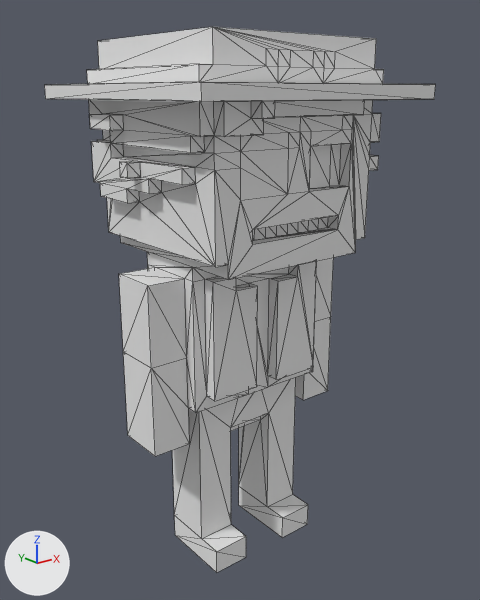
The OBJ model Assets/Models/Pirates/pirate3.obj as it was, and as the next commit left it.
Camera for both pictures: a 50 mm camera at (-3.11, -3.86, 3.65) aimed at (0.05, 0.09, 2.07). Every picture has the same lights, and +X, +Y and +Z are marked at lower left. Mesh edges are drawn as thin lines. Where no turn or scale is listed for an object, it has been applied to the vertices. Vertices at the same position are counted once.

The first picture shows 'Untitled'.
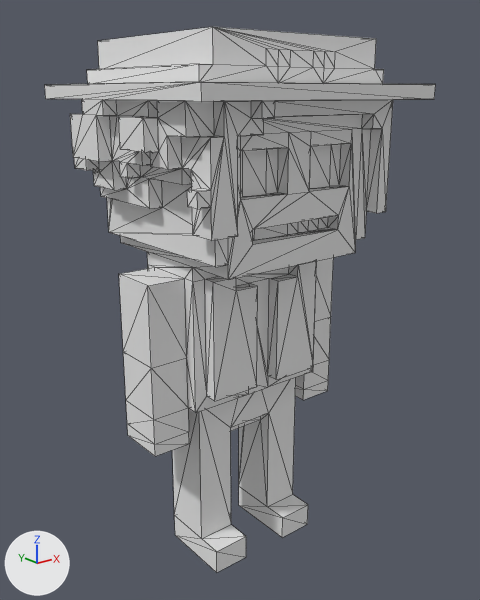
Commit message: new pirate models

Boxes [x1, y1, x2, y2] around the edits, measured in the pictures (480 x 600 px):
part 1 of me_untitled, built on: before [89, 100, 381, 267]; after [48, 82, 393, 267]
part 2 of me_untitled, added: after [123, 352, 189, 456]
part 3 of me_untitled, added: after [295, 317, 331, 400]

The change, as a diff of the scene's bpy script:
```diff
--- a/Assets/Models/Pirates/pirate3.obj.py
+++ b/Assets/Models/Pirates/pirate3.obj.py
@@ me_untitled @@
 # used by ob_untitled; location = (0.0, 0.0, 0.0)
-me_untitled.from_pydata(...)  # 356 vertices, 714 faces; spans x -1.0..1.0, y -0.9..1.1, z 0.0..4.0
+me_untitled.from_pydata(...)  # 536 vertices, 1072 faces; spans x -1.0..1.0, y -0.9..1.1, z 0.0..4.0
+# me_untitled part 1: 2 vertices moved from x -0.5..0.7, y -0.6..0.3, z 3.0..3.2 to x -0.5..0.8, y -0.5..0.0, z 3.0; 67 vertices removed from x -0.9..0.8, y -0.7..0.9, z 2.7..3.6; 235 vertices added at x -1.0..1.0, y -0.7..1.1, z 2.8..3.6
+# me_untitled part 2: 6 vertices added at x -0.9..-0.6, y -0.1..0.3, z 1.2..1.4
+# me_untitled part 3: 6 vertices added at x 0.6..0.9, y -0.1..0.3, z 1.2..1.4
 me_untitled.materials.append(mat_palette)
```
